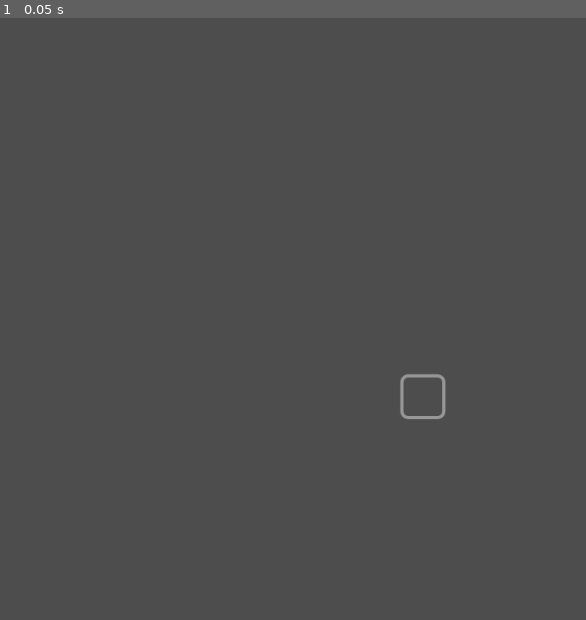
Above: before the commit, frame 1.
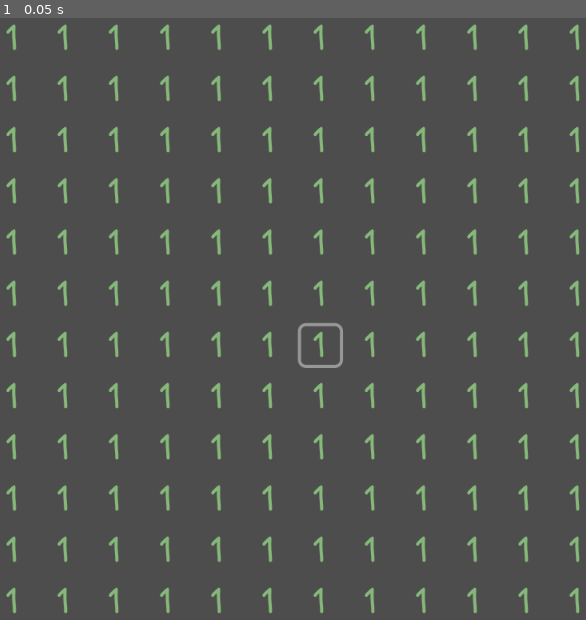
Above: after the commit, the same moment.

Repository: JosePedroDias/merge_or_die
Game: Godot game, scene res://main_scene.tscn
Two runs of this game, one before a commit and one after it. Both use one fixed random seed, a clock stepped at 60 frames per second and the inputs below.
Inputs:
- Up to frame 1 (0.05 s): no input

The runs differ from the first frame. In frame 1, 5.4% of the frame differs, in the area x 1-99%, y 0-99%.

Commit message:
wip

Diff:
--- a/Scripts/merge_grid.gd
+++ b/Scripts/merge_grid.gd
@@ -5,7 +5,7 @@
 @export var columns = 12
 @export var rows    = 12
 
-#var highlighted = Vector2i(2, 1)
+var highlighted = Vector2i(0, 0)
 
 const TILE_SET_ID = 0
 const DEFAULT_LAYER = 0
@@ -29,16 +29,20 @@
 	for y in rows:
 		for x in columns:
 #warning-ignore:integer_division
-			#var coords = Vector2i(x - columns / 2, y - rows / 2)
-			#set_tile_cell(coords, "1")
+			var coords = Vector2i(x - columns / 2, y - rows / 2)
+			set_tile_cell(coords, "1")
 			pass
 
-	set_highlight(Vector2i(2, 1))
+	set_highlight(Vector2i(0, 0))
 
 func set_tile_cell(coords: Vector2i, cell_type: String):
 	set_cell(DEFAULT_LAYER, coords, TILE_SET_ID, CELLS[cell_type])
 
 func set_highlight(coords: Vector2i):
-	#highlighted = coords
+	highlighted = coords
 	clear_layer(HIGHLIGHTS_LAYER)
 	set_cell(HIGHLIGHTS_LAYER, coords, TILE_SET_ID, CELLS["highlight"])
+
+func _input(event: InputEvent):
+	if !(event is InputEventMouseButton) || !event.pressed:
+		print(event)
